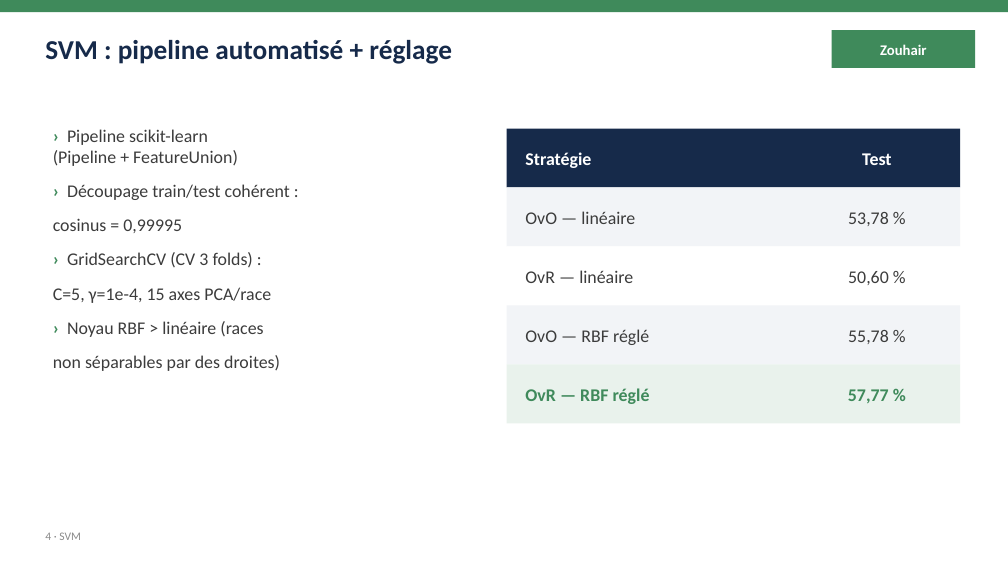
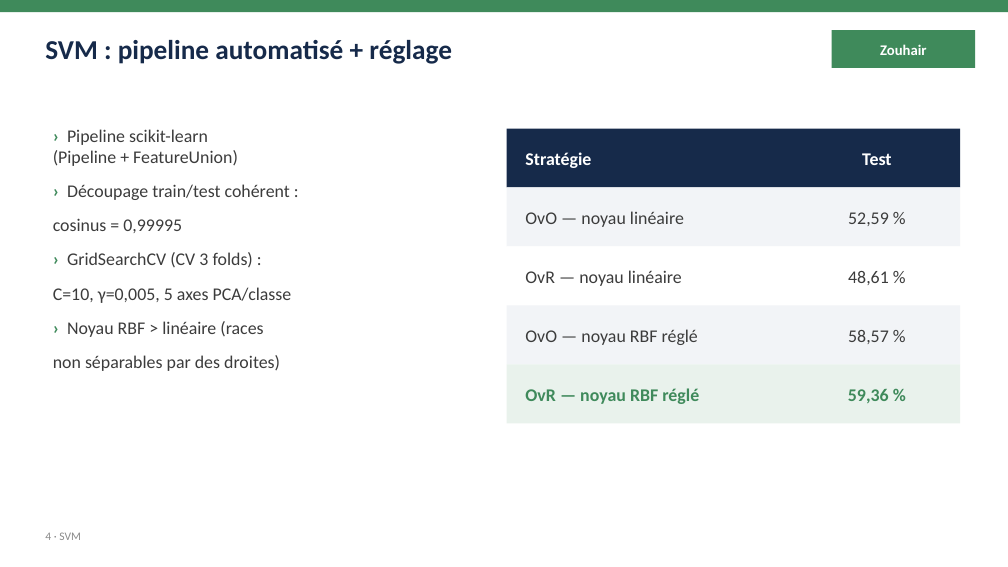
Before and after one commit to BnRomain/Intro-ML, a slide deck: slide 11 of presentation/presentation.pptx. Drawn at 1008x567 pixels with LibreOffice and Linux fonts; fonts in the diff are those of the drawing. Boxes give left, top, right and bottom in pixels: in the first picture for what was removed or moved away, otherwise in the second. Text is boxed around its words. In the diff, an @@ line names an element or a change of style, - is before the commit and + after.

```diff
--- a/presentation/presentation.pptx
+++ b/presentation/presentation.pptx
@@ text at (525, 211, 684, 227): text changed @@
-OvO — linéaire
+OvO — noyau linéaire
@@ text at (848, 212, 889, 226): text changed @@
-53,78 %
+52,59 %
@@ text at (53, 252, 292, 303): text changed @@
-› GridSearchCV (CV 3 folds) :
-C=5, γ=1e-4, 15 axes PCA/race
+› GridSearchCV (CV 3 folds) :
+C=10, γ=0,005, 5 axes PCA/classe
@@ text at (525, 270, 682, 286): text changed @@
-OvR — linéaire
+OvR — noyau linéaire
@@ text at (848, 271, 889, 285): text changed @@
-50,60 %
+48,61 %
@@ text at (525, 329, 698, 345): text changed @@
-OvO — RBF réglé
+OvO — noyau RBF réglé
@@ text at (848, 330, 889, 344): text changed @@
-55,78 %
+58,57 %
@@ text at (525, 388, 699, 404): text changed @@
-OvR — RBF réglé
+OvR — noyau RBF réglé
@@ text at (848, 389, 889, 403): text changed @@
-57,77 %
+59,36 %
```
Also in this commit, not shown: 7 other slides changed, 6 other files.
